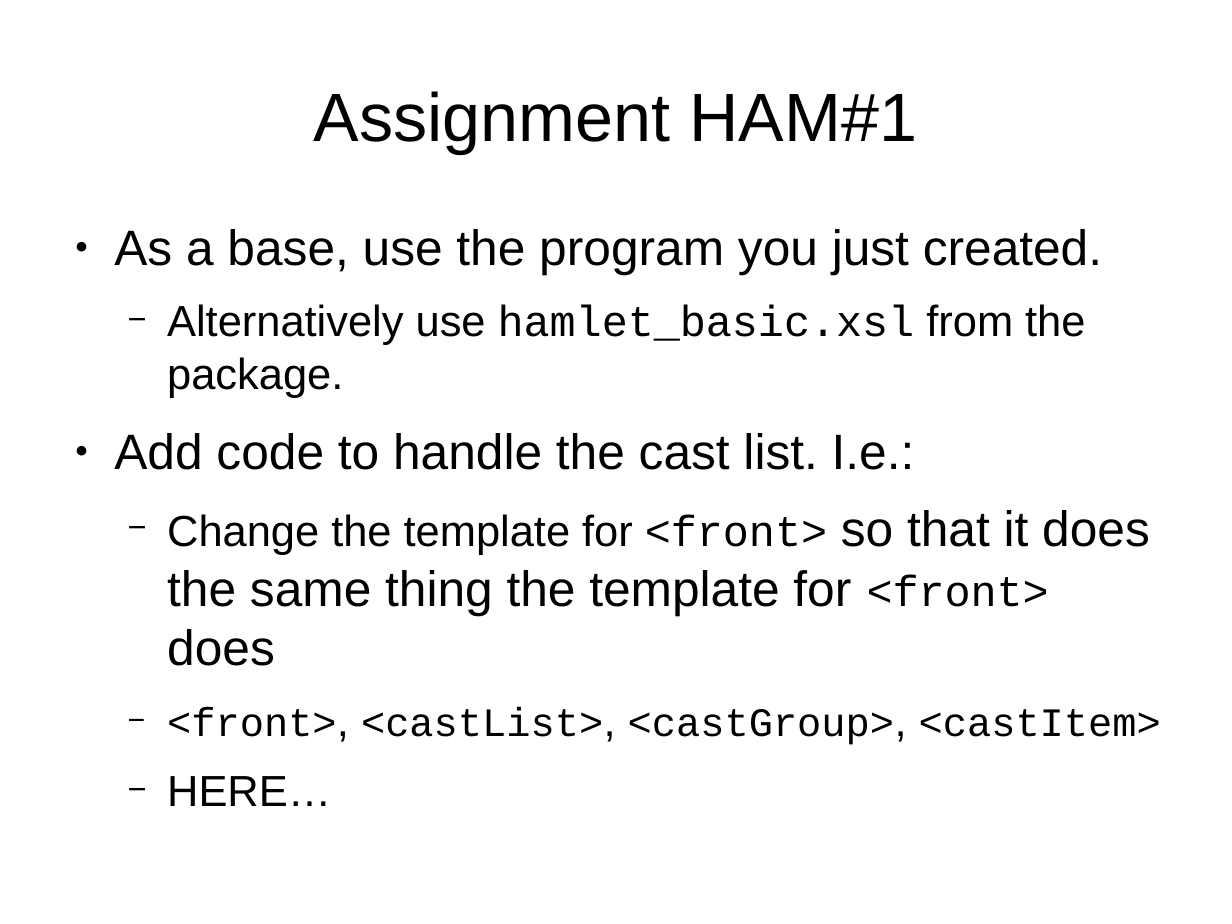
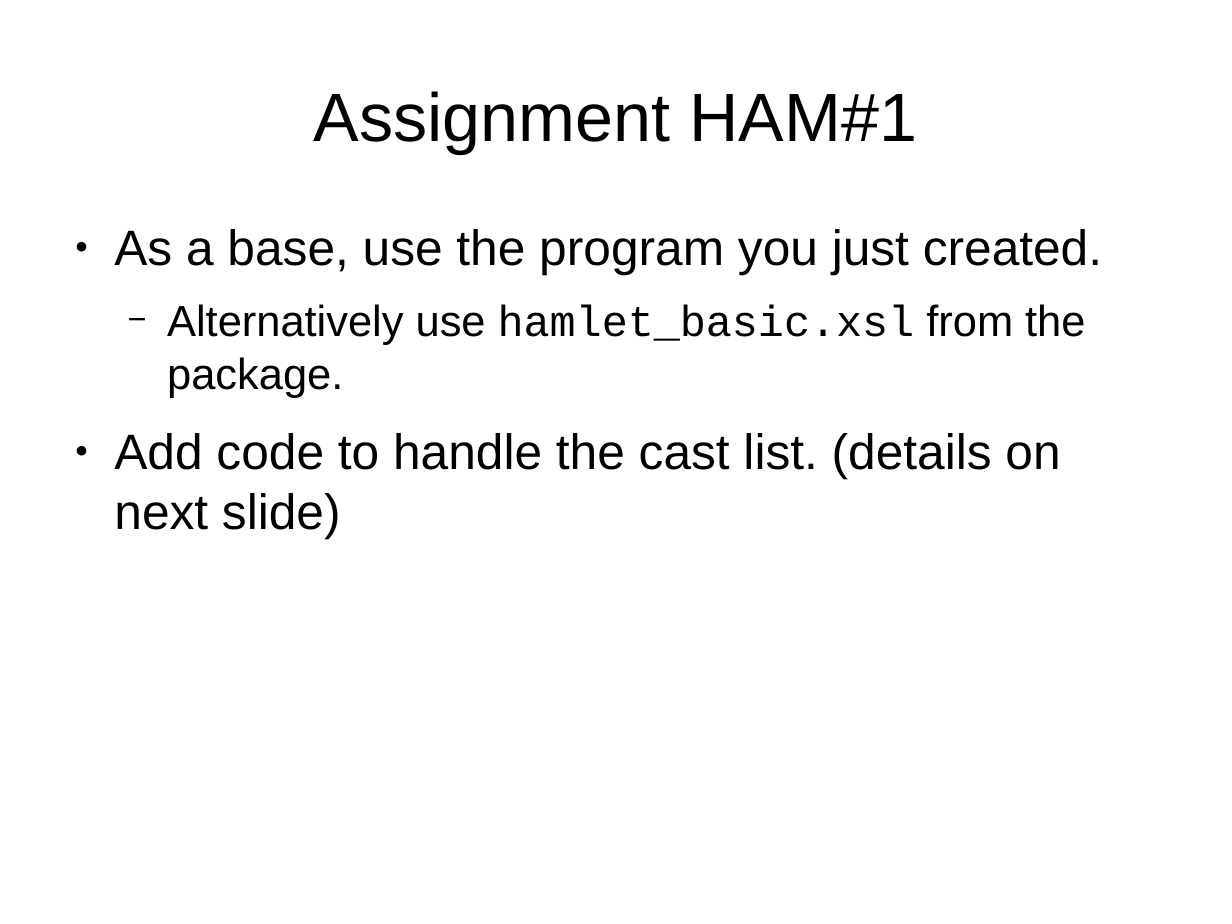
Before and after one commit to martindholmes/XSLT_workshops, a slide deck: slide 5 of intro/presentations/07_Hamlet_in_HTML.odp. Drawn at 1232x924 pixels with LibreOffice and Linux fonts; fonts in the diff are those of the drawing. Boxes give left, top, right and bottom in pixels: in the first picture for what was removed or moved away, otherwise in the second. Text is boxed around its words. In the diff, an @@ line names an element or a change of style, - is before the commit and + after.

```diff
--- a/intro/presentations/07_Hamlet_in_HTML.odp
+++ b/intro/presentations/07_Hamlet_in_HTML.odp
@@ text at (114, 433, 1060, 538): text changed @@
-● Add code to handle the cast list. I.e.:
-  − Change the template for <front> so that it does the same thing the template for <front> does
-  − <front>, <castList>, <castGroup>, <castItem>
-  − HERE…
+● Add code to handle the cast list. (details on next slide)
```
Also in this commit, not shown: 3 slides added, 1 other file.
